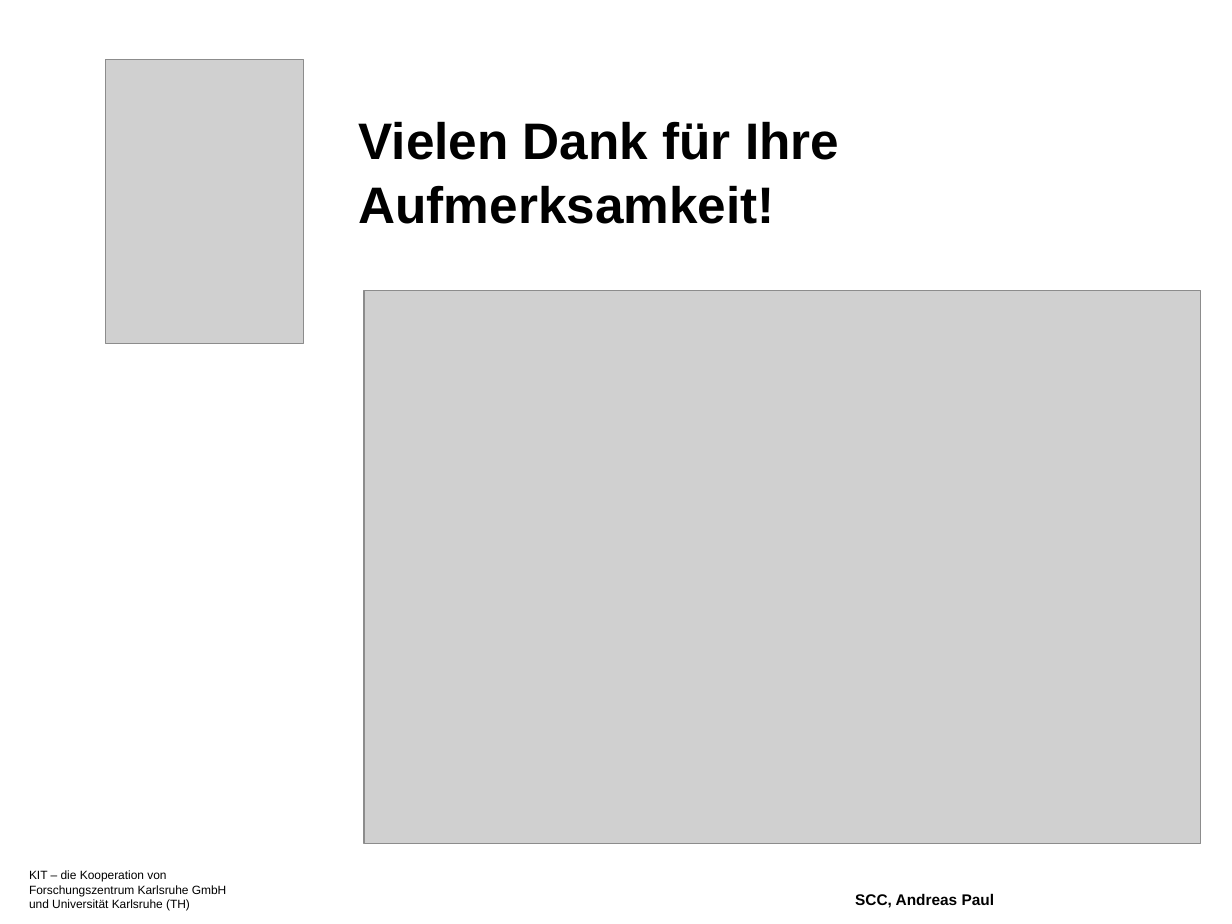
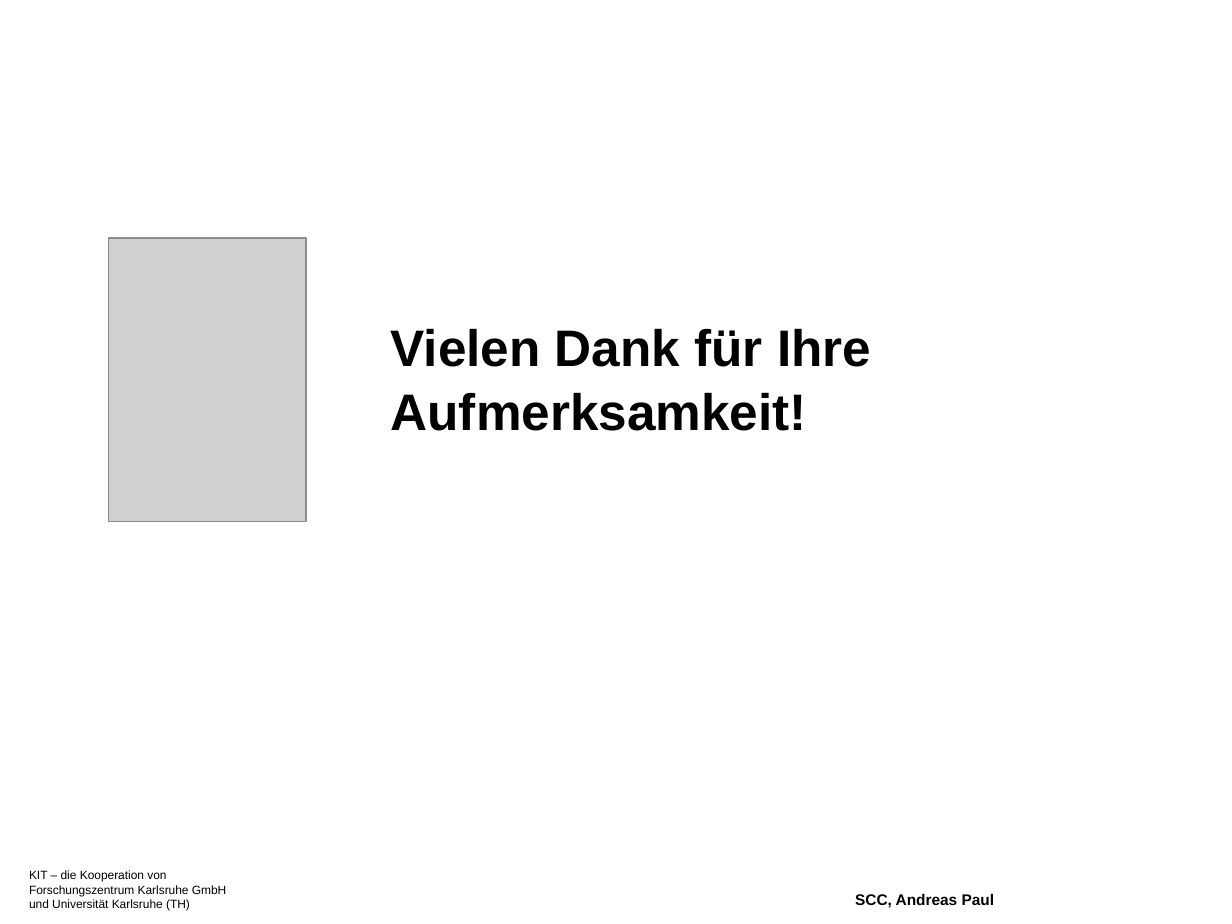
Before and after one commit to xorpaul/bachelorthesis-nagios, a slide deck: slide 20 of ppt/bachthesis-präsi-10-Aug-2009.odp. Drawn at 1232x924 pixels with LibreOffice and Linux fonts; fonts in the diff are those of the drawing; grey boxes stand for pictures; background and template pictures are left out. Boxes give left, top, right and bottom in pixels: in the first picture for what was removed or moved away, otherwise in the second. Text is boxed around its words. In the diff, an @@ line names an element or a change of style, - is before the commit and + after.

```diff
--- a/ppt/bachthesis-präsi-10-Aug-2009.odp
+++ b/ppt/bachthesis-präsi-10-Aug-2009.odp
@@ picture moved from (x1=106, y1=60, x2=303, y2=344) to (x1=108, y1=238, x2=306, y2=521) @@
@@ title "Vielen Dank für Ihre Aufmerksamkeit!" moved from (x1=359, y1=121, x2=839, y2=224) to (x1=391, y1=328, x2=871, y2=431) @@
@@ picture removed at (x1=365, y1=291, x2=1201, y2=844) @@
```
Also in this commit, not shown: 2 other slides changed, 39 other files.
